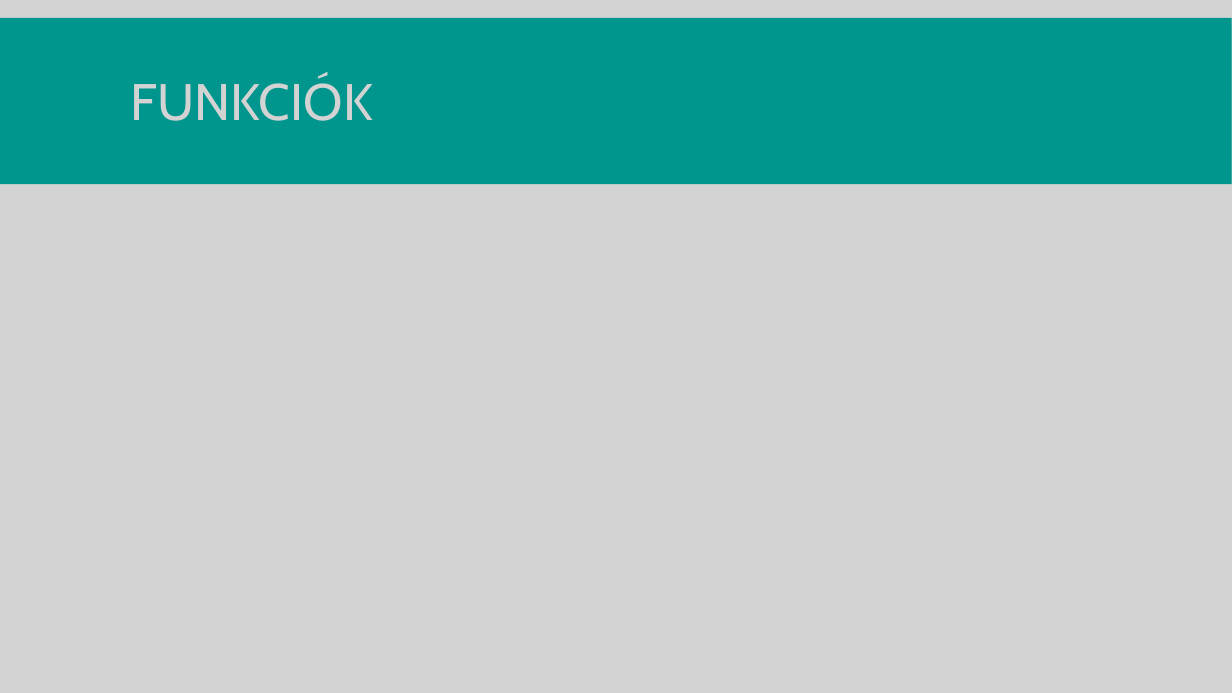
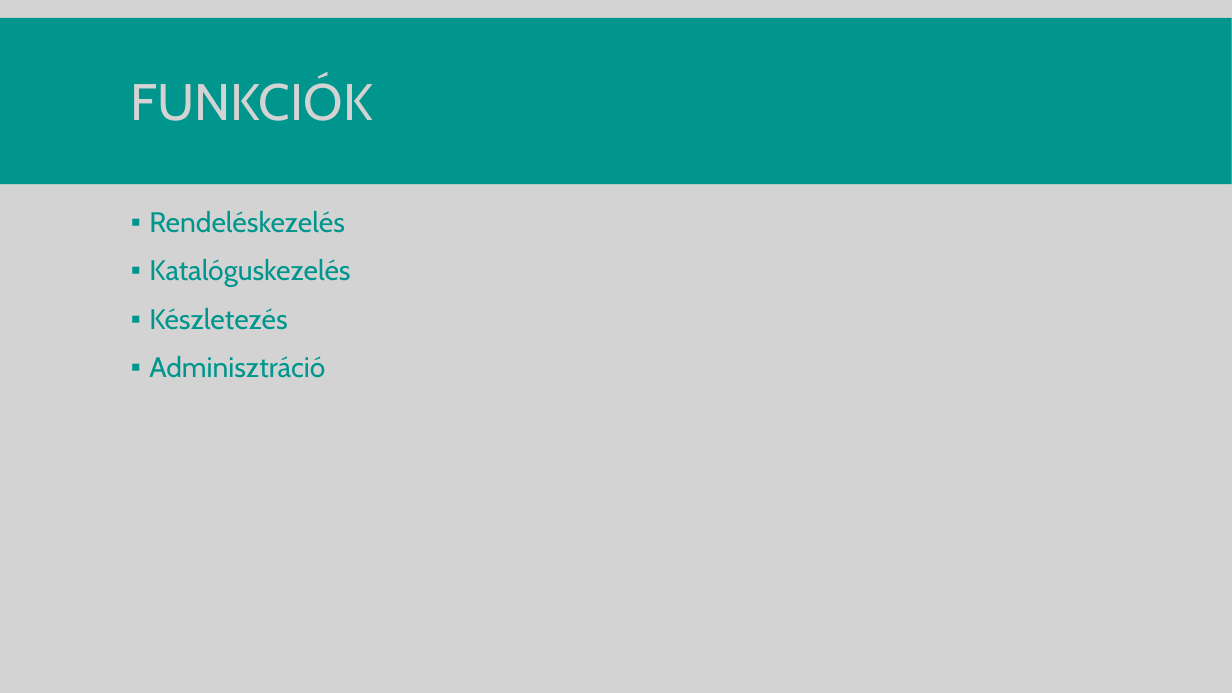
Before and after one commit to Decse1/13_S1_7_vizsgaremek, a slide deck: slide 3 of szerkesztendo_dokumentumok/prezentacio_REKA.pptx. Drawn at 1232x693 pixels with LibreOffice and Linux fonts; fonts in the diff are those of the drawing. Boxes give left, top, right and bottom in pixels: in the first picture for what was removed or moved away, otherwise in the second. Text is boxed around its words. In the diff, an @@ line names an element or a change of style, - is before the commit and + after.

```diff
--- a/szerkesztendo_dokumentumok/prezentacio_REKA.pptx
+++ b/szerkesztendo_dokumentumok/prezentacio_REKA.pptx
@@ text added at bbox=[149, 211, 350, 378], 22 pt, text #00968D @@
+▪ Rendeléskezelés
+▪ Katalóguskezelés
+▪ Készletezés
+▪ Adminisztráció
```
Also in this commit, not shown: 5 other slides changed, 3 other files.
